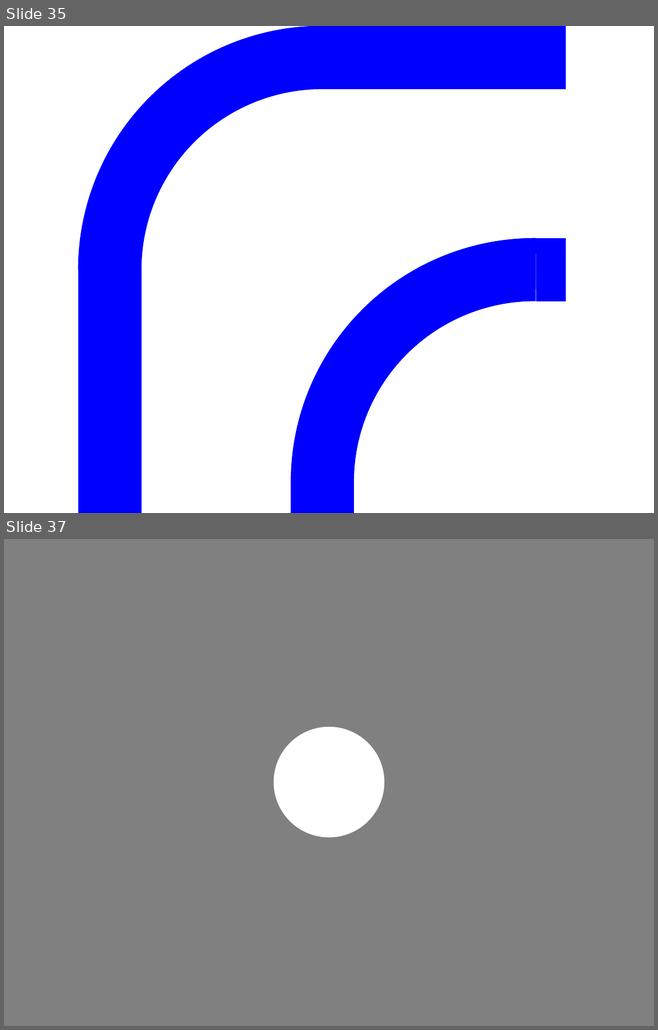
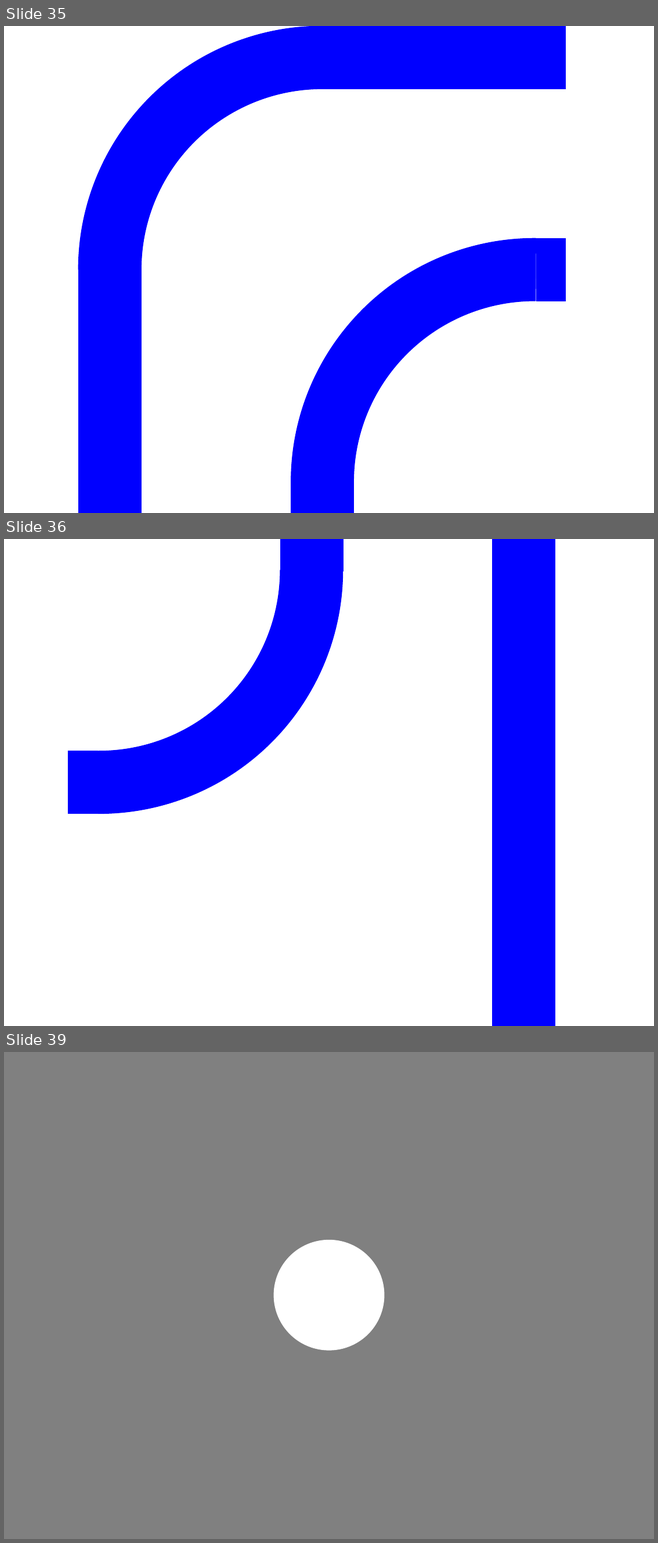
Before and after one commit to Nick-Mazuk/Pacman, a slide deck: Pictures/Pictures.pptx. Shown one above the other, each under a label of ours: slides 35 and 37 before the commit, slides 35, 36 and 39 after it; the slides between them are not shown. The pictures are 658x1030 and 658x1543 pixels, drawn with LibreOffice and Linux fonts; fonts in the diff are those of the drawing. Boxes give left, top, right and bottom in pixels: in the first picture for what was removed or moved away, otherwise in the second. Text is boxed around its words. In the diff, an @@ line names an element or a change of style, - is before the commit and + after.

Commit message:
Saved PPT

```diff
--- a/Pictures/Pictures.pptx
+++ b/Pictures/Pictures.pptx
@@ slide 36 added at [4, 539, 654, 1026], background #FFFFFF @@
@@ arch (boxed as its full ring) added at [4, 539, 343, 814], fill #0000FF, outline #0000FF 0.75 pt @@
@@ line added from (311, 571) to (311, 539), #0000FF 70 pt @@
@@ line added from (524, 1026) to (524, 539), #0000FF 70 pt @@
@@ line added from (98, 783) to (68, 783), #0000FF 70 pt @@
@@ what was slide 37 is now slide 39 @@
```
Also in this commit, not shown: 3 other slides added, 1 slide removed.
